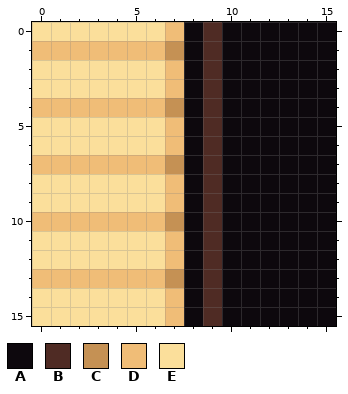
One commit to this pixel-art file: Assets/Textures/paperlamp.ase. The picture above was drawn from the file before the commit.
16x16 pixels, 1 frame.
Palette (. is transparent): A #0d080d  B #4f2b24  C #c59154  D #f0bd77  E #fbdf9b
Pixels before, first column x 0:
 0 EEEEEEEDABAAAAAA
 1 DDDDDDDCABAAAAAA
 2 EEEEEEEDABAAAAAA
 3 EEEEEEEDABAAAAAA
 4 DDDDDDDCABAAAAAA
 5 EEEEEEEDABAAAAAA
 6 EEEEEEEDABAAAAAA
 7 DDDDDDDCABAAAAAA
 8 EEEEEEEDABAAAAAA
 9 EEEEEEEDABAAAAAA
10 DDDDDDDCABAAAAAA
11 EEEEEEEDABAAAAAA
12 EEEEEEEDABAAAAAA
13 DDDDDDDCABAAAAAA
14 EEEEEEEDABAAAAAA
15 EEEEEEEDABAAAAAA
The same view after the edit:
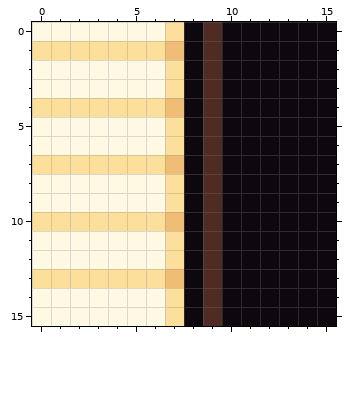
Change:
colour C: #c59154 -> #f0bd77
colour D: #f0bd77 -> #fbdf9b
colour E: #fbdf9b -> #fff9e4
